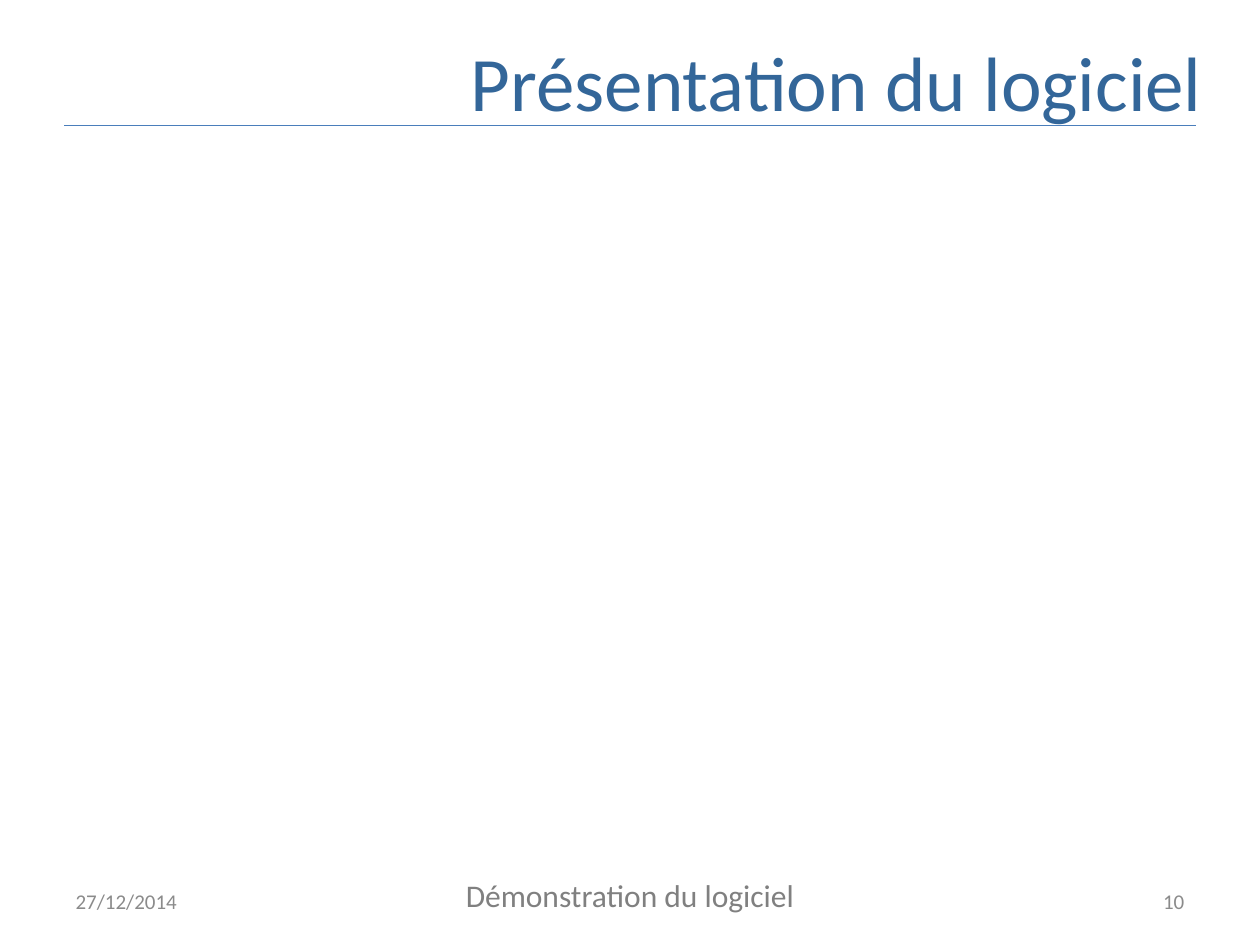
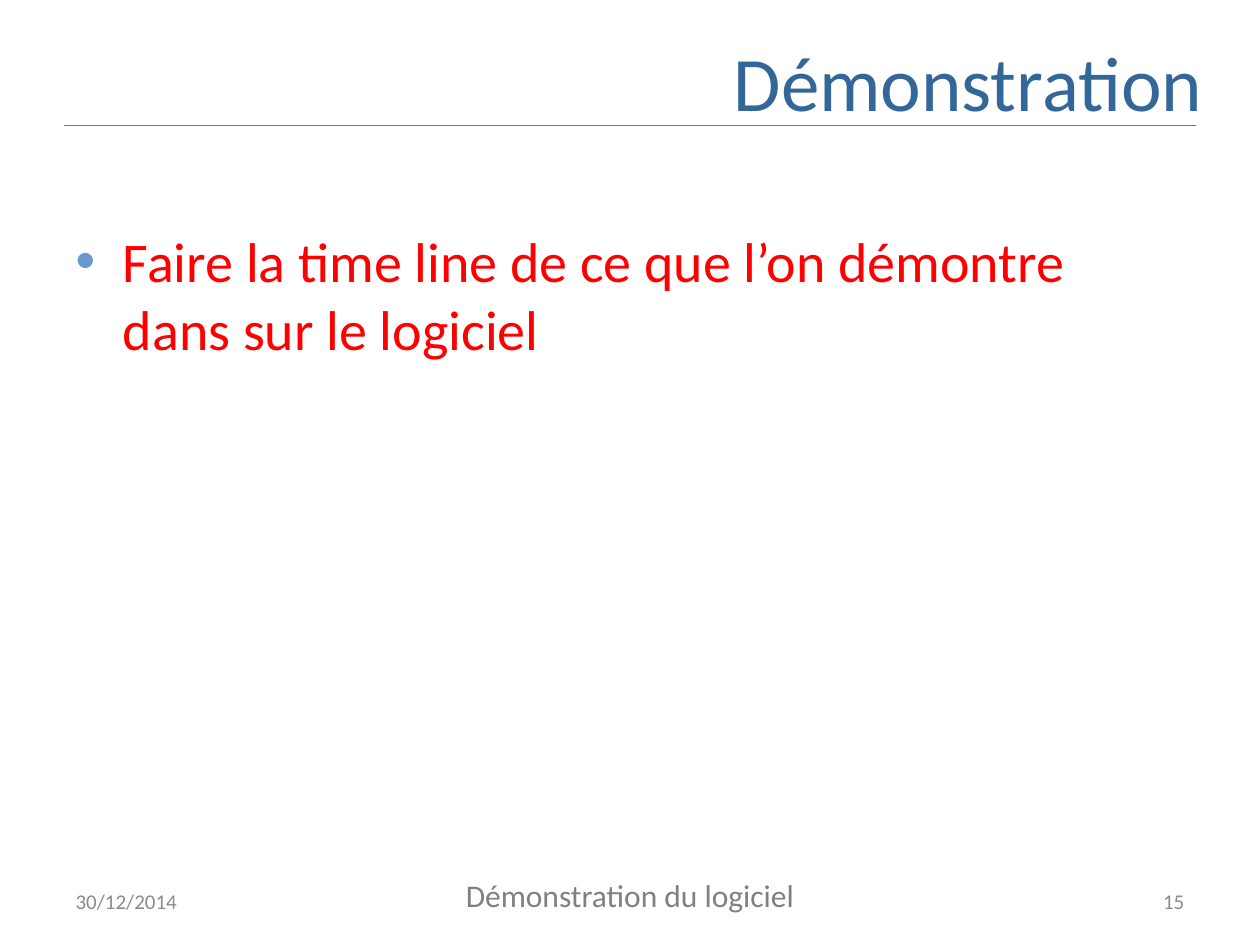
Before and after one commit to AppInfoCPE/genielog, a slide deck: slide 15 of Documentation/presentation.pptx (slide 10 before the commit). Drawn at 1260x945 pixels with LibreOffice and Linux fonts; fonts in the diff are those of the drawing. Boxes give left, top, right and bottom in pixels: in the first picture for what was removed or moved away, otherwise in the second. Text is boxed around its words. In the diff, an @@ line names an element or a change of style, - is before the commit and + after.

```diff
--- a/Documentation/presentation.pptx
+++ b/Documentation/presentation.pptx
@@ title at (x1=734, y1=58, x2=1202, y2=126): text changed @@
-Présentation du logiciel
+Démonstration
@@ text added at (x1=123, y1=242, x2=1064, y2=360), 32 pt, text #FF0000 @@
+• Faire la time line de ce que l’on démontre dans sur le logiciel
@@ text at (x1=76, y1=894, x2=177, y2=910): text changed @@
-27/12/2014
+30/12/2014
@@ page number at (x1=1163, y1=895, x2=1184, y2=909): text changed @@
-10
+15
```
Also in this commit, not shown: 10 other slides changed, 5 slides added, 2 other files.
